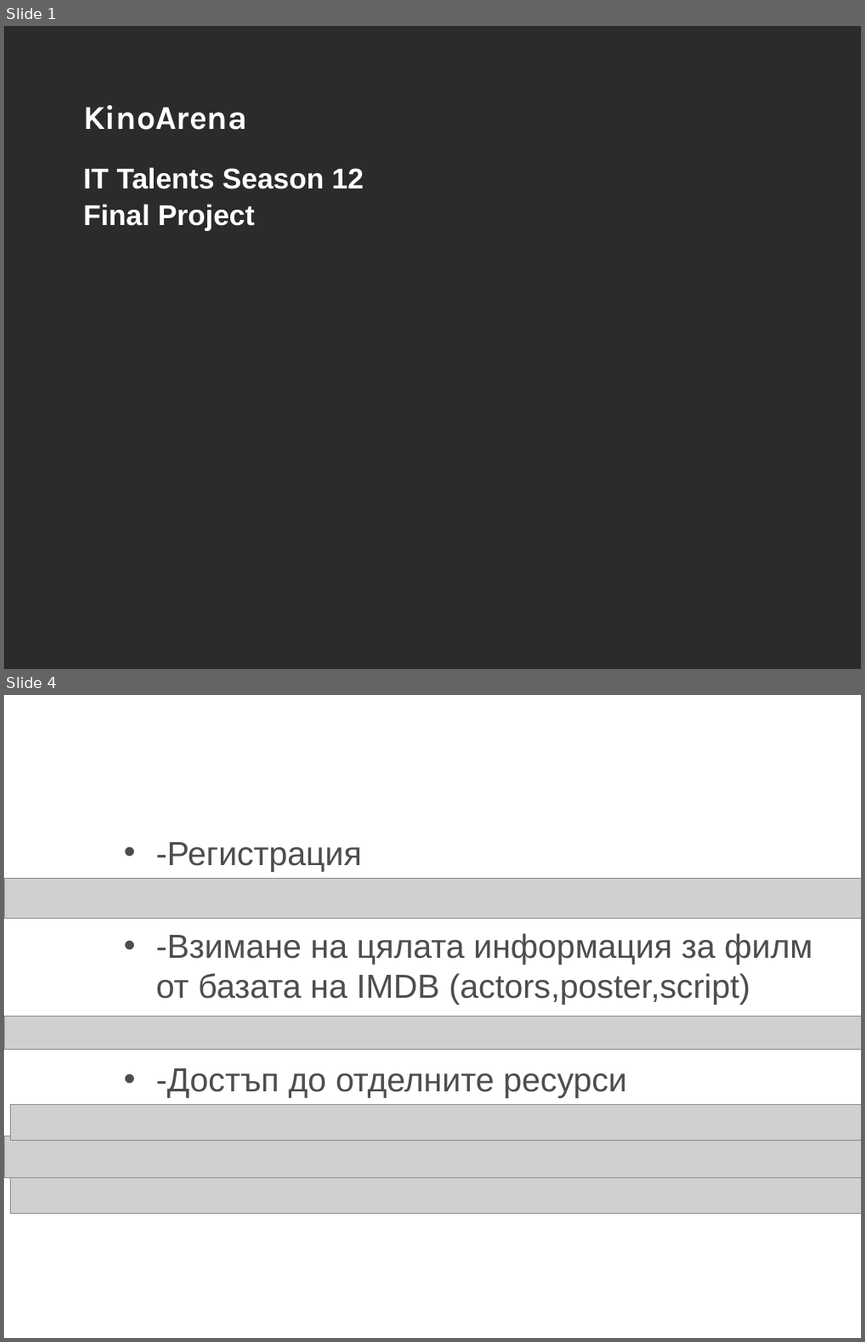
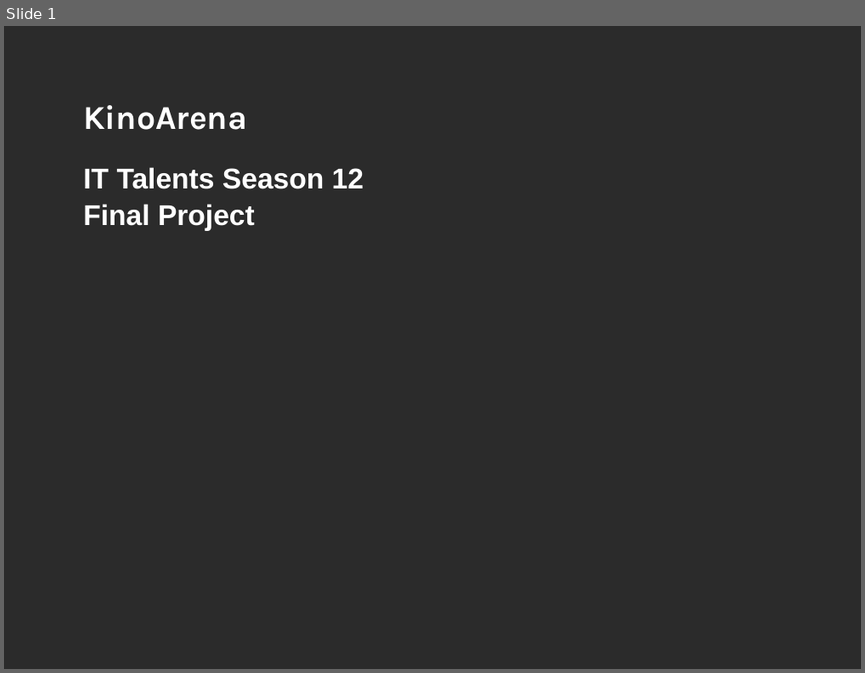
Before and after one commit to hristomomirov/kinoarena, a slide deck: Presentation.pptx. Shown one above the other, each under a label of ours: slides 1 and 4 before the commit, slide 1 after it; the slides between them are not shown. The pictures are 865x1342 and 865x673 pixels, drawn with LibreOffice and Linux fonts; fonts in the diff are those of the drawing; grey boxes stand for pictures; background and template pictures are left out; a plain dark background stands for a picture behind light text. Boxes give left, top, right and bottom in pixels: in the first picture for what was removed or moved away, otherwise in the second. Text is boxed around its words. In the diff, an @@ line names an element or a change of style, - is before the commit and + after.

```diff
--- a/Presentation.pptx
+++ b/Presentation.pptx
@@ slide 4 removed at [4, 695, 861, 1338], background picture (left out) @@
@@ title removed at [115, 732, 831, 781] @@
-Functionallity
@@ text removed at [156, 842, 812, 1098] @@
-• -Регистрация
-• -Взимане на цялата информация за филм от базата на IMDB (actors,poster,script)
-• -Достъп до отделните ресурси
@@ picture removed at [5, 879, 861, 919] @@
@@ picture removed at [5, 1016, 861, 1049] @@
@@ picture removed at [11, 1105, 861, 1140] @@
@@ picture removed at [5, 1136, 861, 1178] @@
@@ picture removed at [11, 1178, 861, 1213] @@
```
Also in this commit, not shown: 3 slides changed, 2 slides added, 2 other slides removed, 6 other files.
